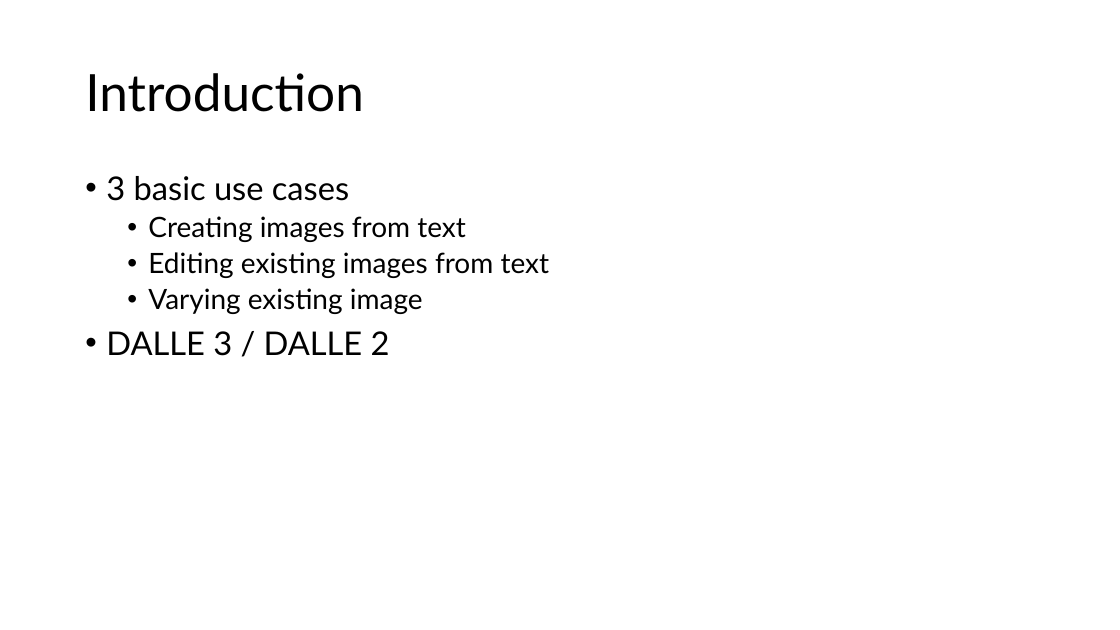
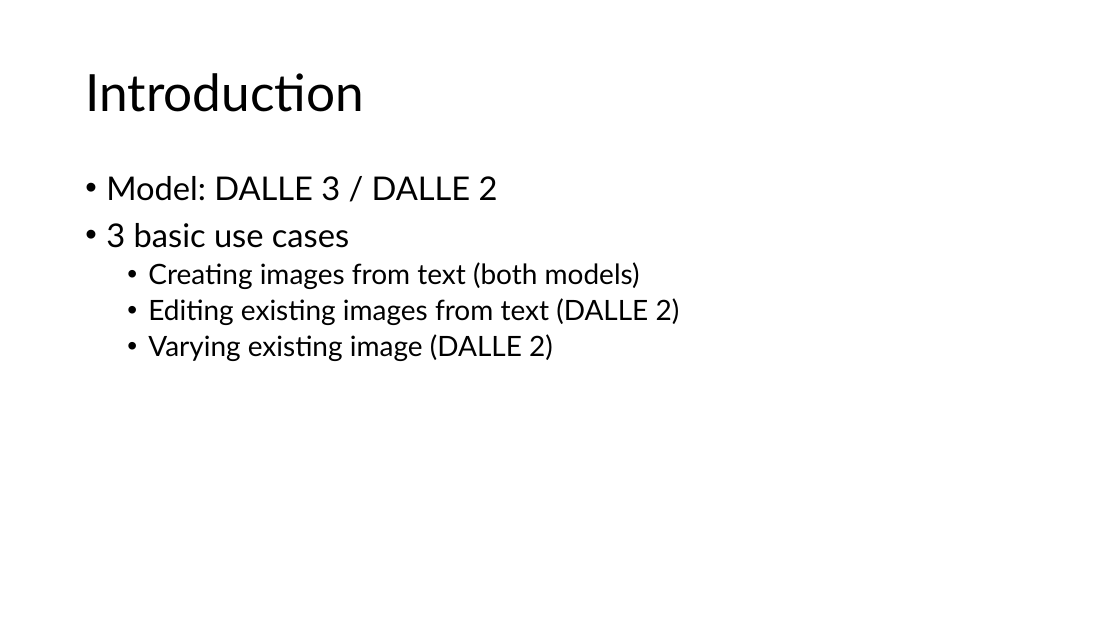
Before and after one commit to sammmmmmiller/CS584, a slide deck: slide 4 of cs584present.pptx. Drawn at 1120x630 pixels with LibreOffice and Linux fonts; fonts in the diff are those of the drawing. Boxes give left, top, right and bottom in pixels: in the first picture for what was removed or moved away, otherwise in the second. Text is boxed around its words. In the diff, an @@ line names an element or a change of style, - is before the commit and + after.

```diff
--- a/cs584present.pptx
+++ b/cs584present.pptx
@@ text at (106, 176, 498, 201): paragraph added @@
+• Model: DALLE 3 / DALLE 2
@@ text at (148, 262, 680, 361): text changed @@
-  • Creating images from text
-  • Editing existing images from text
-  • Varying existing image
-• DALLE 3 / DALLE 2
+  • Creating images from text (both models)
+  • Editing existing images from text (DALLE 2)
+  • Varying existing image (DALLE 2)
```
Also in this commit, not shown: 3 other slides changed, 15 slides added, 4 slides removed, 2 other files.
